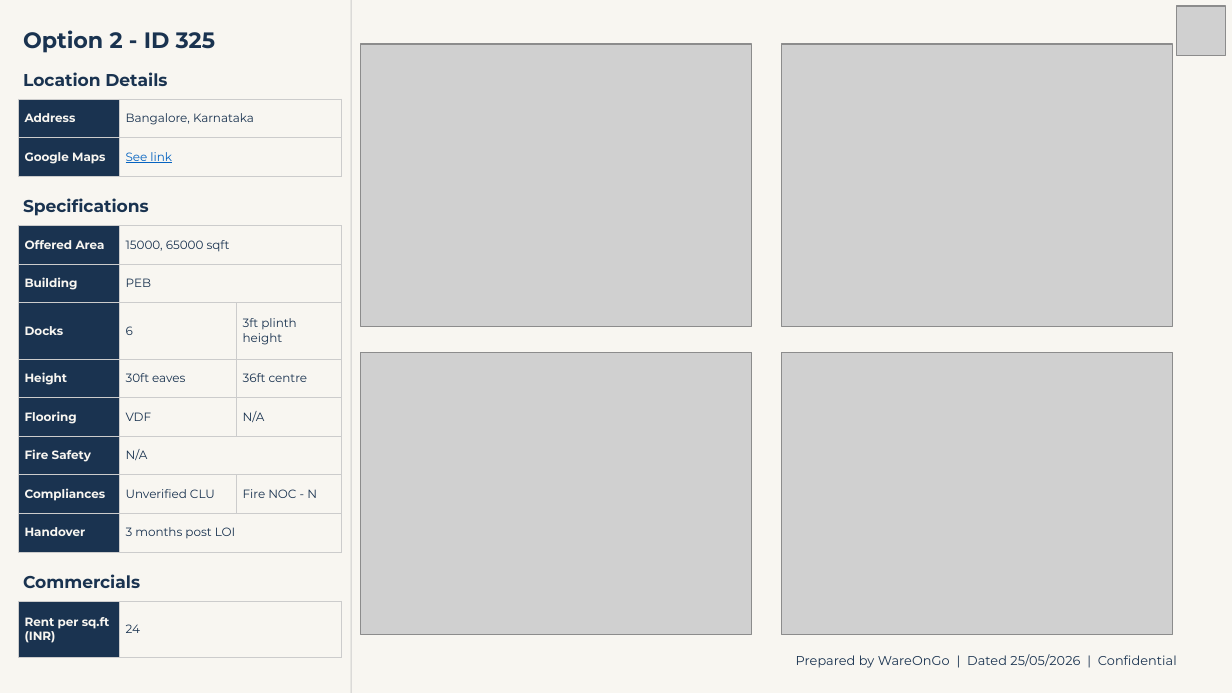
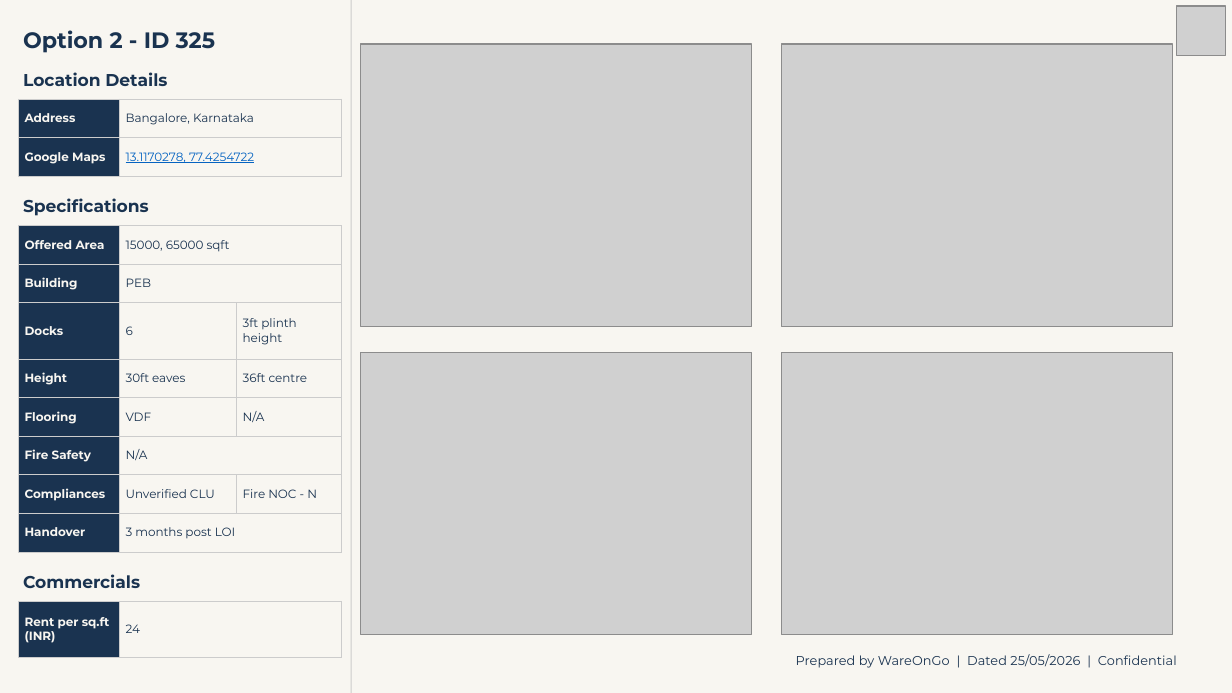
Before and after one commit to WareOnGo/Warehouse-Proposal-Engine, a slide deck: slide 4 of preview-out/preview.pptx. Drawn at 1232x693 pixels with LibreOffice and Linux fonts; fonts in the diff are those of the drawing; grey boxes stand for pictures. Boxes give left, top, right and bottom in pixels: in the first picture for what was removed or moved away, otherwise in the second. Text is boxed around its words. In the diff, an @@ line names an element or a change of style, - is before the commit and + after.

```diff
--- a/preview-out/preview.pptx
+++ b/preview-out/preview.pptx
@@ table at [18,99,341,222] @@
-row 2, column 2: See link
+row 2, column 2: 13.1170278, 77.4254722
```
Also in this commit, not shown: 2 other slides changed, 5 other files.
